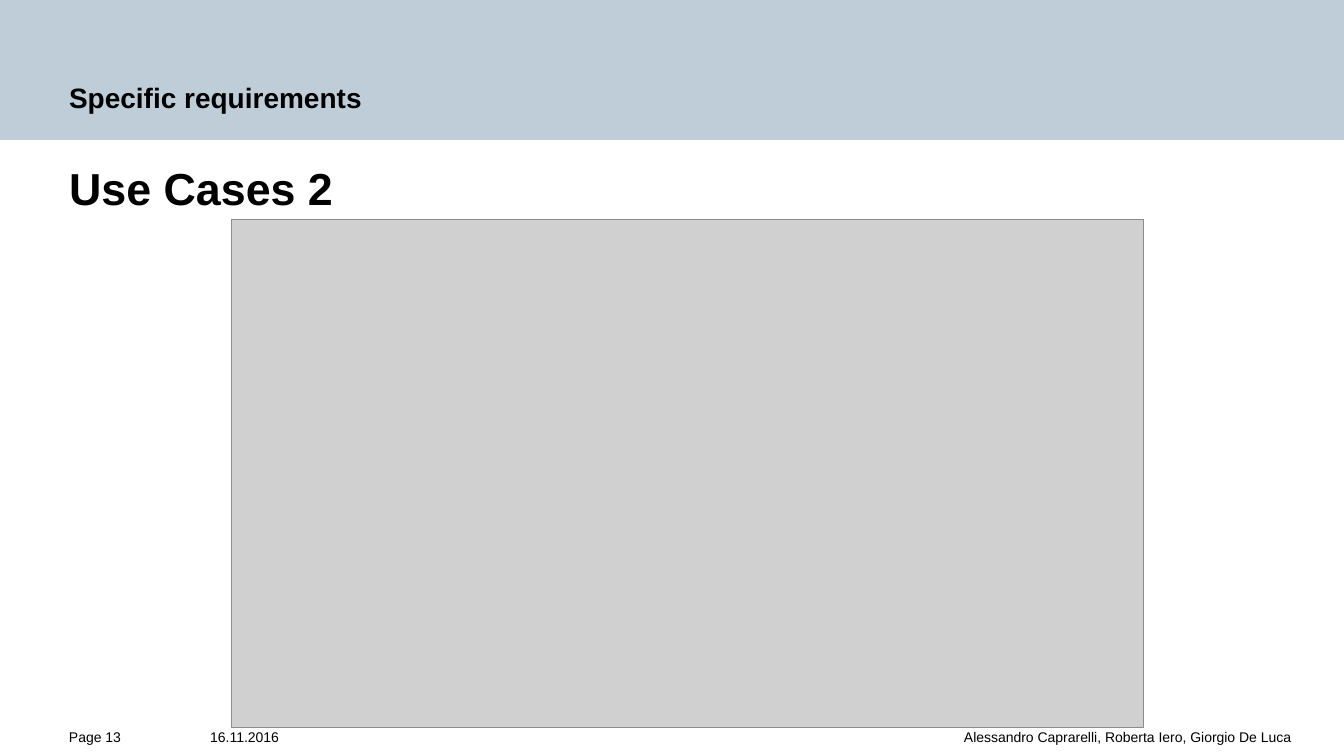
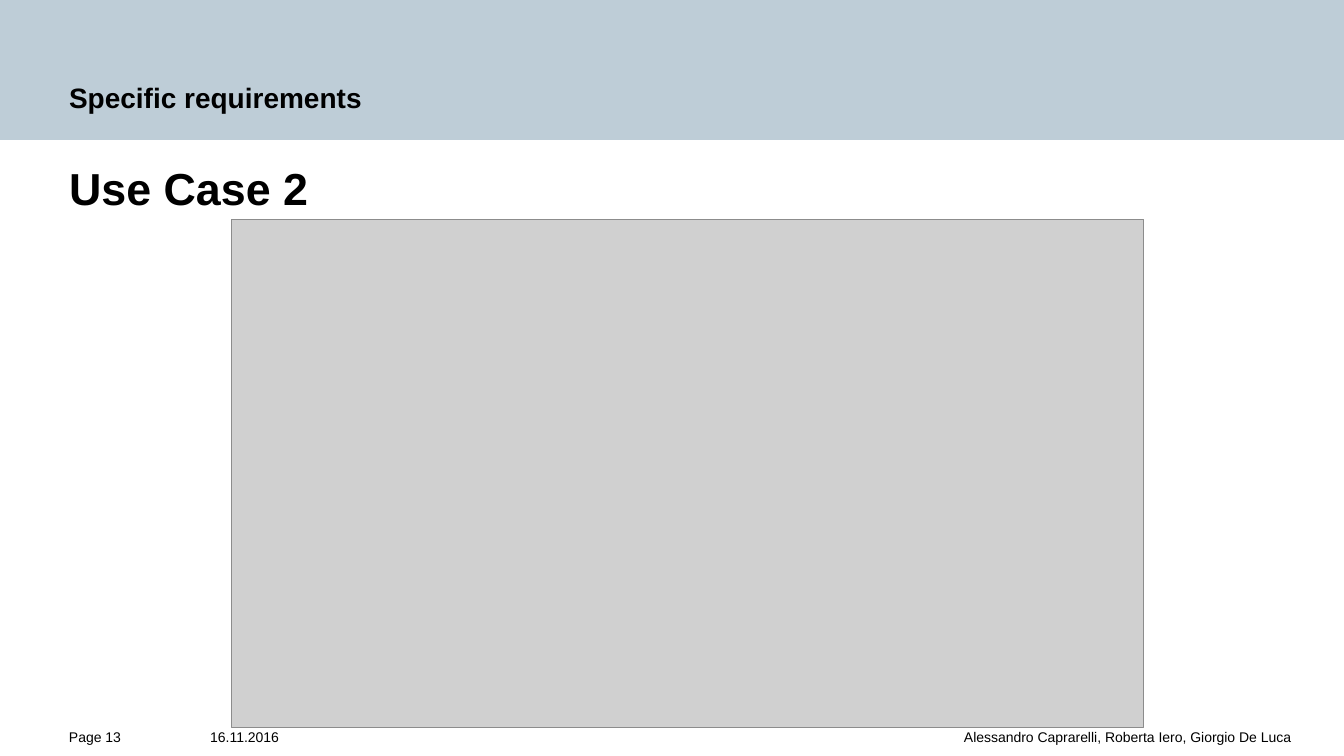
Before and after one commit to alcaprar/CIDSoftwareEngineering2, a slide deck: slide 13 of RASD/Slide.pptx. Drawn at 1344x756 pixels with LibreOffice and Linux fonts; fonts in the diff are those of the drawing; grey boxes stand for pictures; background and template pictures are left out. Boxes give left, top, right and bottom in pixels: in the first picture for what was removed or moved away, otherwise in the second. Text is boxed around its words. In the diff, an @@ line names an element or a change of style, - is before the commit and + after.

```diff
--- a/RASD/Slide.pptx
+++ b/RASD/Slide.pptx
@@ text at [69,173,308,206]: text changed @@
-Use Cases 2
+Use Case 2
```
Also in this commit, not shown: 1 other slide changed.
